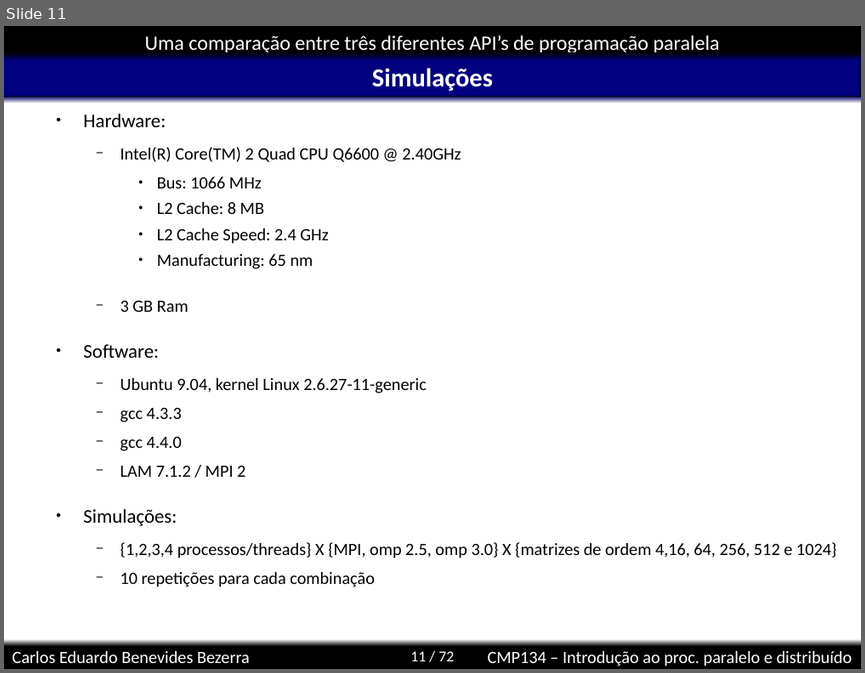
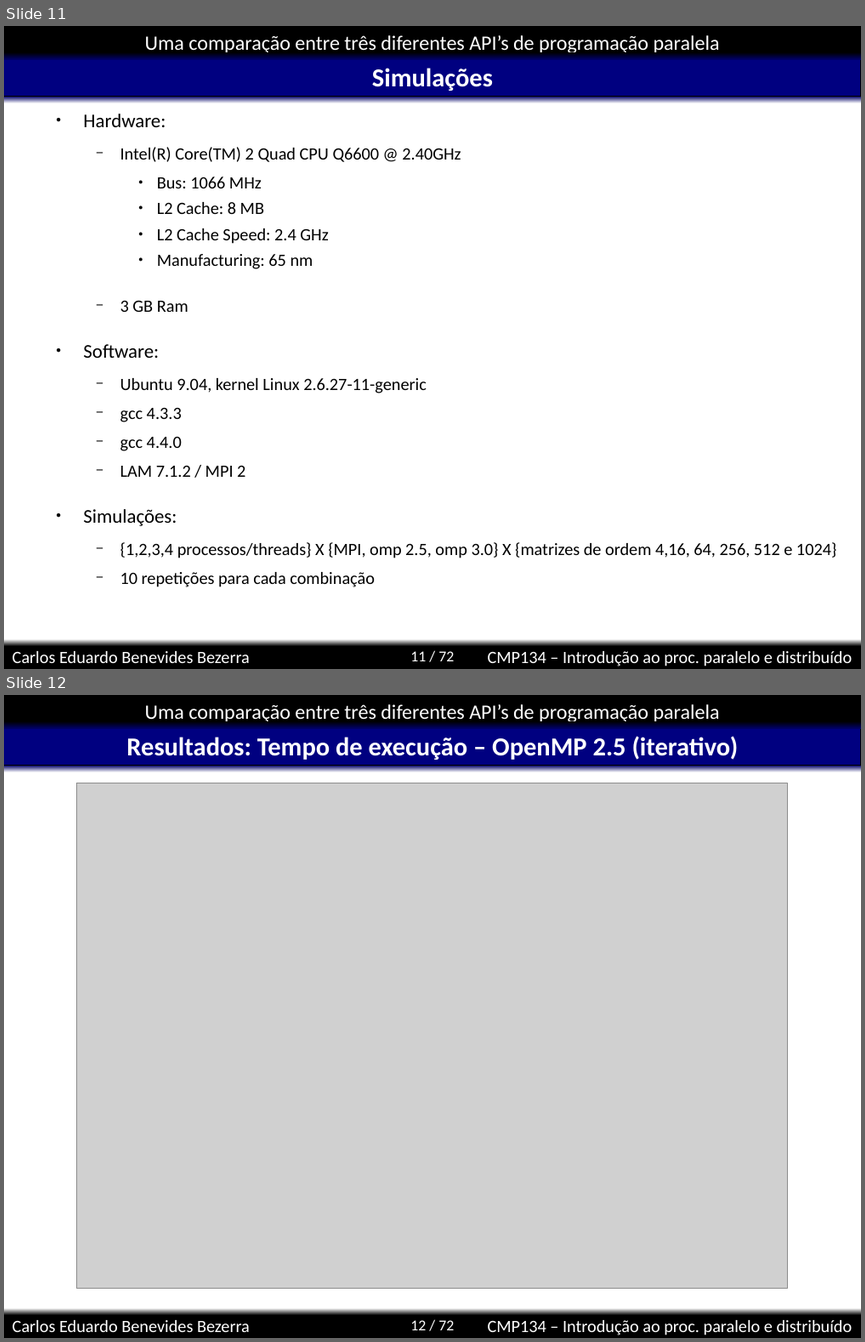
Before and after one commit to kdubezerra/kdubezerra, a slide deck: disciplinas/cmp134/mmat/mmat.ppt. Shown one above the other, each under a label of ours: slide 11 before the commit, slides 11 and 12 after it. The pictures are 865x673 and 865x1342 pixels, drawn with LibreOffice and Linux fonts; fonts in the diff are those of the drawing; grey boxes stand for pictures; background and template pictures are left out. Boxes give left, top, right and bottom in pixels: in the first picture for what was removed or moved away, otherwise in the second. Text is boxed around its words. In the diff, an @@ line names an element or a change of style, - is before the commit and + after.

```diff
--- a/disciplinas/cmp134/mmat/mmat.ppt
+++ b/disciplinas/cmp134/mmat/mmat.ppt
@@ slide 12 added at [4, 695, 861, 1338], background #FFFFFF; not listed: 8 template elements that a slide beside it also shows @@
@@ title added at [126, 736, 738, 760], 24 pt, text #FFFFFF, bold @@
+Resultados: Tempo de execução – OpenMP 2.5 (iterativo)
@@ picture added at [77, 783, 788, 1288] @@
```
Also in this commit, not shown: 9 other slides added, 1 slide removed.
